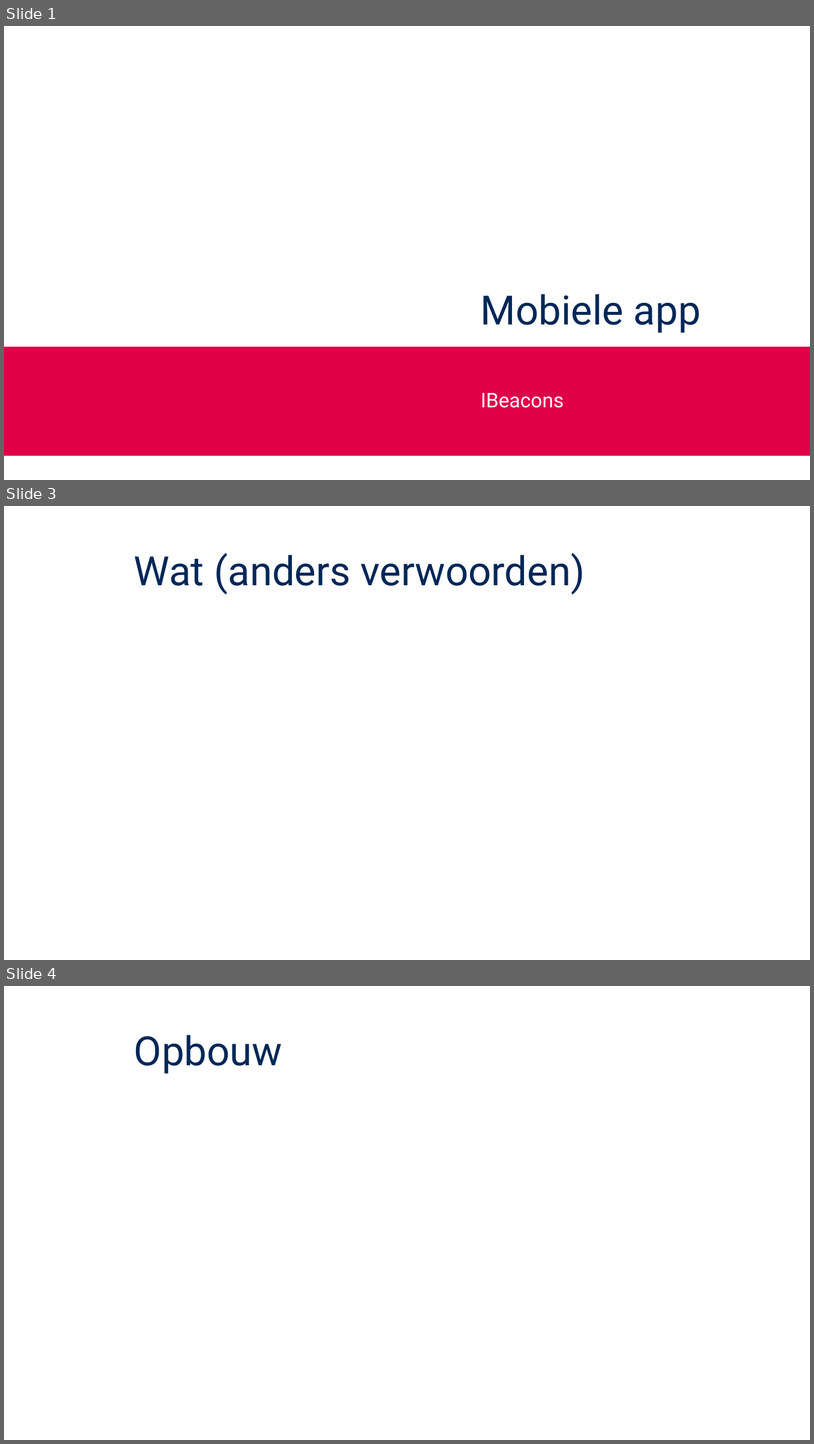
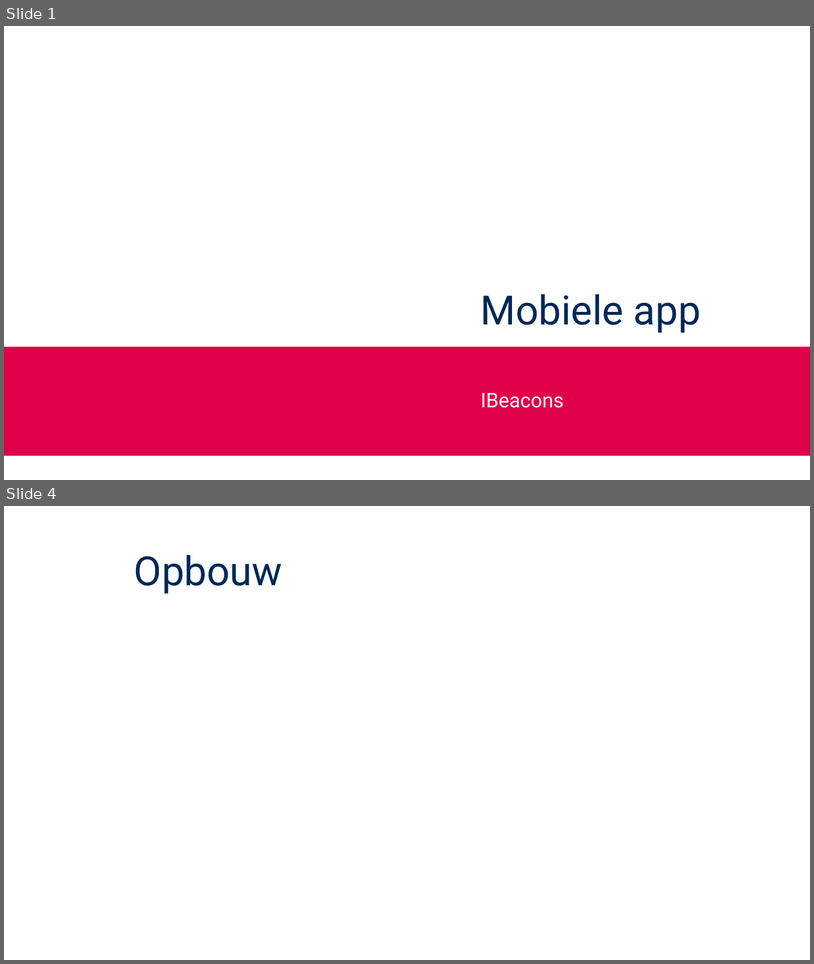
Before and after one commit to jensMole/MobieleApp, a slide deck: Documenten/Mobiele app.pptx. Shown one above the other, each under a label of ours: slides 1, 3 and 4 before the commit, slides 1 and 4 after it; the slides between them are not shown. The pictures are 814x1444 and 814x964 pixels, drawn with LibreOffice and Linux fonts; fonts in the diff are those of the drawing; background and template pictures are left out. Boxes give left, top, right and bottom in pixels: in the first picture for what was removed or moved away, otherwise in the second. Text is boxed around its words. In the diff, an @@ line names an element or a change of style, - is before the commit and + after.

```diff
--- a/Documenten/Mobiele app.pptx
+++ b/Documenten/Mobiele app.pptx
@@ slide 3 removed at <box>4,506,810,960</box>, background #FFFFFF @@
@@ title removed at <box>134,553,585,594</box> @@
-Wat (anders verwoorden)
```
Also in this commit, not shown: 1 slide changed, 2 slides added, 1 other slide removed, 1 other file.
